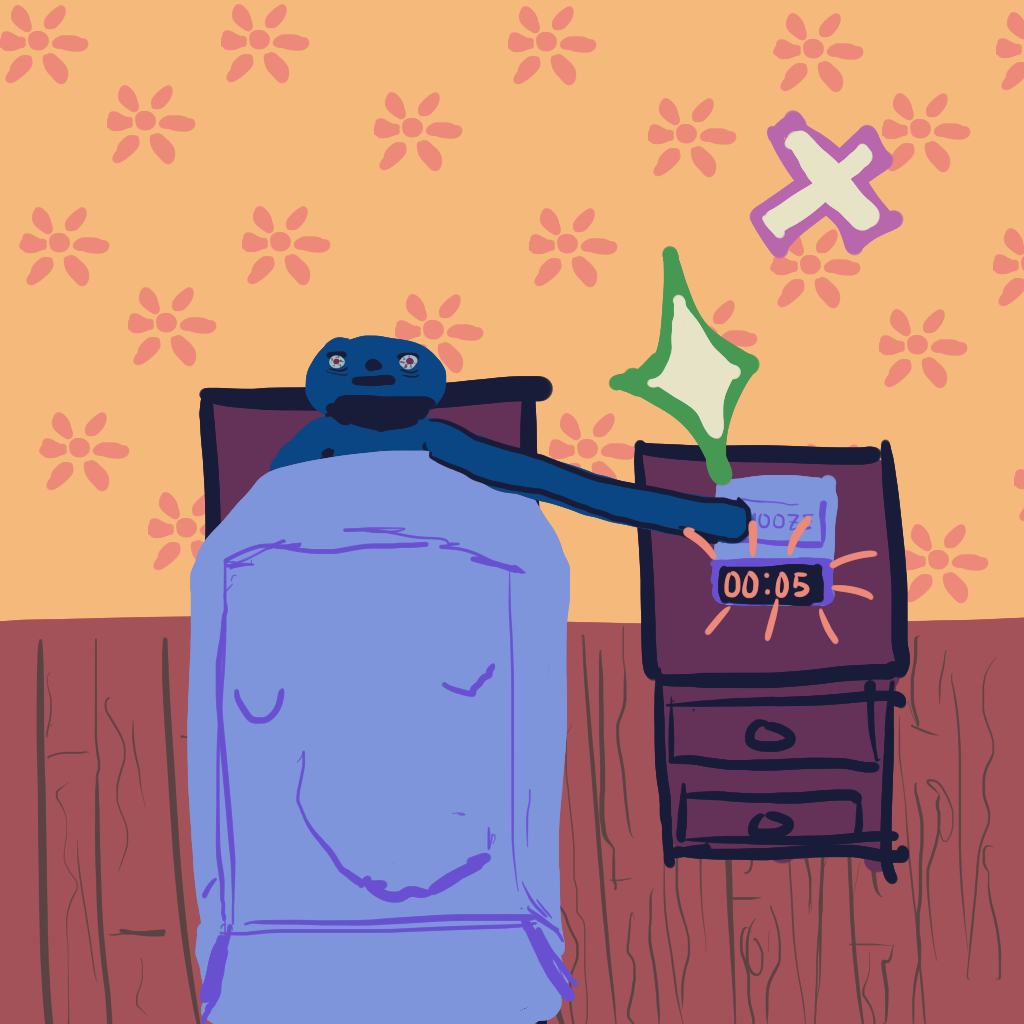
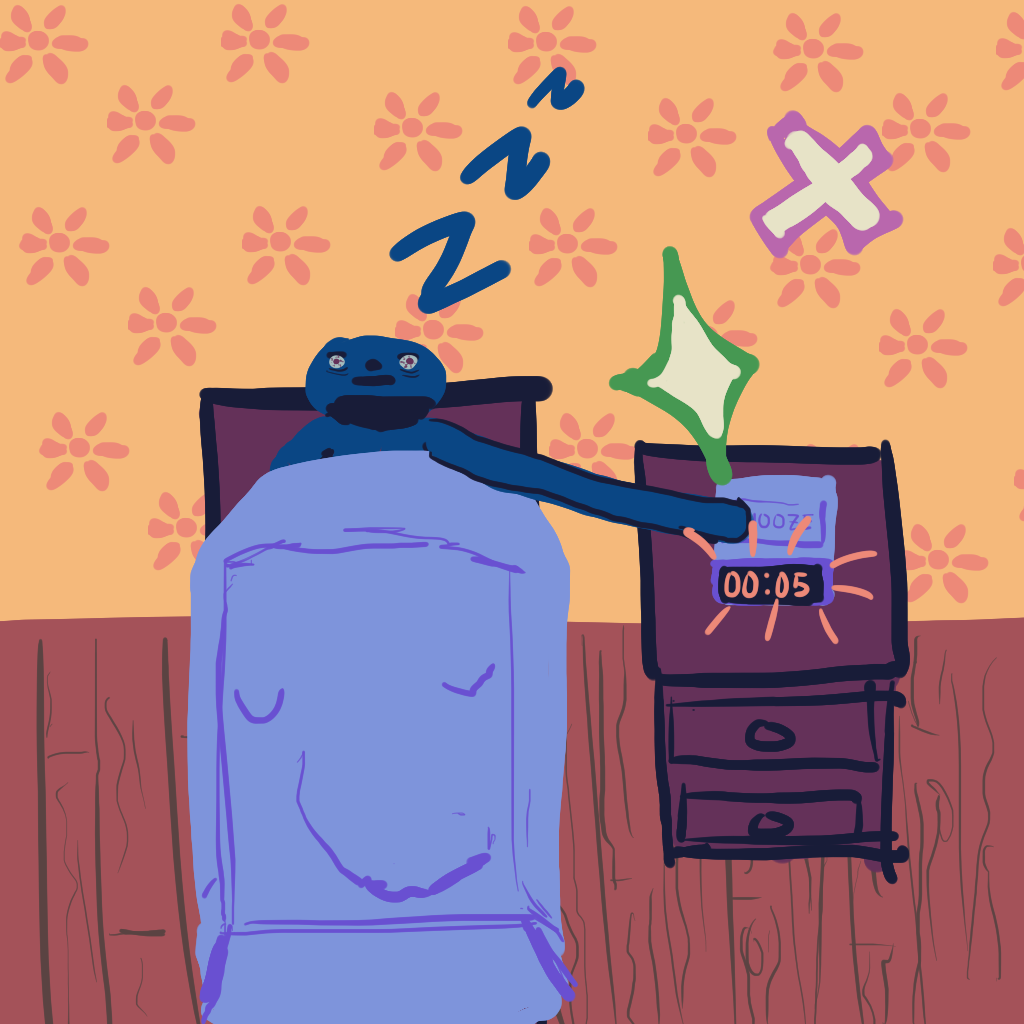
The second 1024 × 1024 image is a revision of the first. Changes to its layers:
painted on "effects" over <box>389,66,585,314</box>
painted on "wallpaper" over <box>389,66,585,314</box>